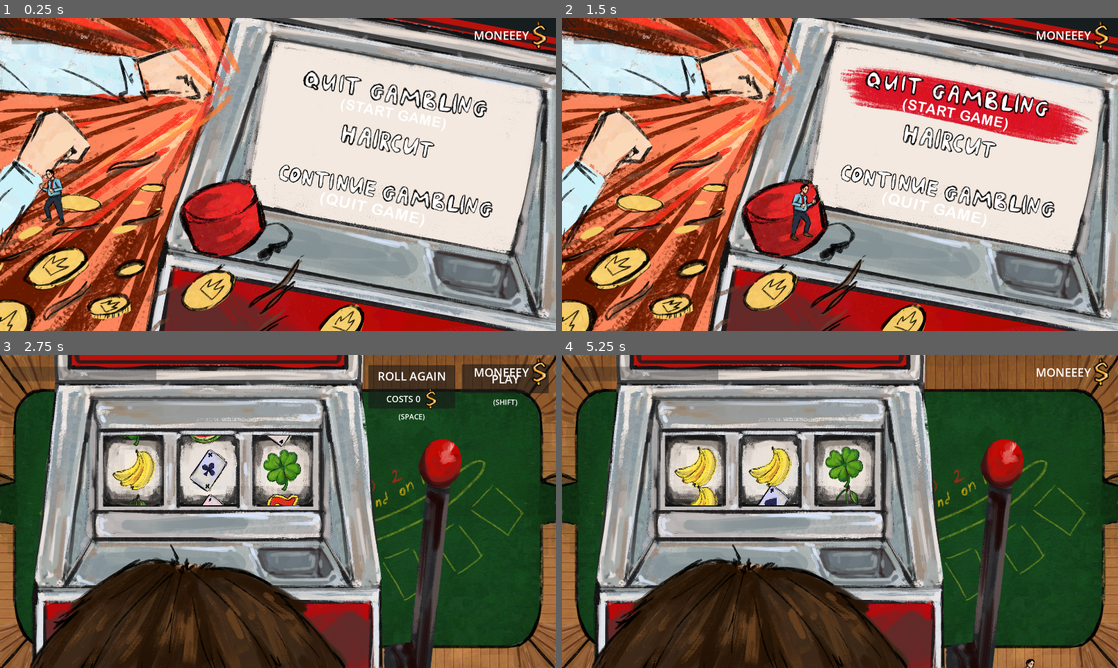
Above: before the commit, frames 1-4 (two rows, left to right).
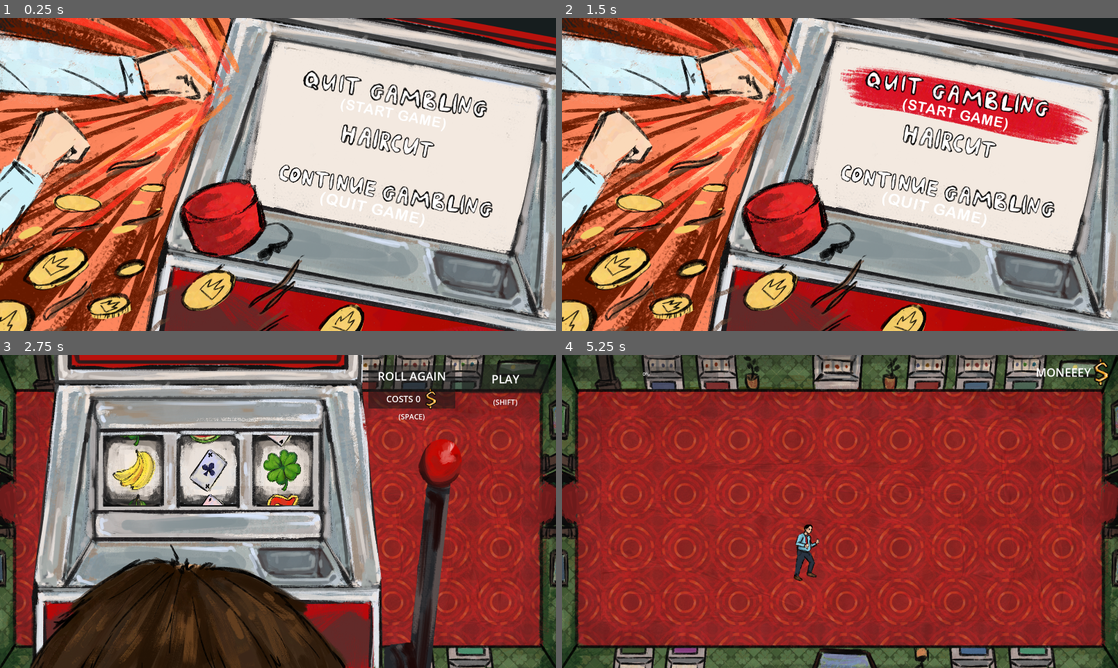
Above: after the commit, the same moments.

Repository: Rionit/GDS-Jam-2025
Game: Godot game, scene res://scenes/MainMenu.tscn
Two runs of this game, one before a commit and one after it. Both use one fixed random seed, a clock stepped at 60 frames per second and the inputs below. The engine's default icon, where the game draws it, is replaced by a stand-in: a white triangle on a blue panel in a dark square.
Inputs (mouse positions are in pixels of both pictures, inside the frame that each line leads up to):
- Up to frame 1 (0.25 s): no input
- Up to frame 2 (1.5 s): tap Enter at 0.5 s; move the mouse to (962, 158) at 0.52 s; press the mouse at (962, 158) at 0.53 s; hold D (right) 0.53-1.28 s; tap Shift (dash) at 0.8, 1.35 s; move the mouse to (728, 190) at 1.27 s; release the mouse at (728, 190) at 1.28 s; hold S (down) from 1.28 s (still down)
- Up to frame 3 (2.75 s): click (166, 527) at 1.55 s; release S (down) at 2 s; click (505, 380) at 2 s, where only the run before the commit has a clickable "(SHIFT)"
- Up to frame 4 (5.25 s): click "(SHIFT)" at 2.75 s; click "(SPACE)" at 3.5 s; tap Space at 4.25 s; move the mouse to (895, 442) at 4.27 s; press the mouse at (895, 442) at 4.28 s; hold D (right) 4.28-5.03 s; tap Shift (dash) at 4.55, 5.1 s; move the mouse to (812, 574) at 5.02 s; release the mouse at (812, 574) at 5.03 s; hold W (up) from 5.03 s (still down)

The runs differ from the first frame. In frame 1, 1.5% of the frame differs, in the area x 2-99%, y 1-67%; in frame 2, 1.4%; in frame 3, 36%; in frame 4, 98%, in the area x 0-100%, y 0-100%.

Commit message:
Fixed gui and scene stuff

Diff:
--- a/scenes/GUI.tscn
+++ b/scenes/GUI.tscn
@@ -105,7 +105,7 @@
 }
 
 [node name="GUI" type="Control"]
-z_index = 1000
+z_index = 100
 layout_mode = 3
 anchors_preset = 15
 anchor_right = 1.0
@@ -125,7 +125,15 @@
 grow_vertical = 2
 color = Color(0, 0, 0, 1)
 
-[node name="MarginContainer" type="MarginContainer" parent="."]
+[node name="Hider" type="Control" parent="."]
+layout_mode = 1
+anchors_preset = 15
+anchor_right = 1.0
+anchor_bottom = 1.0
+grow_horizontal = 2
+grow_vertical = 2
+
+[node name="MarginContainer" type="MarginContainer" parent="Hider"]
 layout_mode = 1
 anchors_preset = 15
 anchor_right = 1.0
@@ -137,30 +145,31 @@
 theme_override_constants/margin_right = 30
 theme_override_constants/margin_bottom = 10
 
-[node name="MarginContainer" type="MarginContainer" parent="MarginContainer"]
+[node name="MarginContainer" type="MarginContainer" parent="Hider/MarginContainer"]
 layout_mode = 2
 theme_override_constants/margin_left = 30
 theme_override_constants/margin_top = 30
 
-[node name="ProgressBar" type="ProgressBar" parent="MarginContainer/MarginContainer"]
+[node name="ProgressBar" type="ProgressBar" parent="Hider/MarginContainer/MarginContainer"]
 custom_minimum_size = Vector2(500, 50)
 layout_mode = 2
 size_flags_horizontal = 0
 
-[node name="HBoxContainer" type="HBoxContainer" parent="MarginContainer"]
+[node name="HBoxContainer" type="HBoxContainer" parent="Hider/MarginContainer"]
 layout_mode = 2
 size_flags_horizontal = 8
 size_flags_vertical = 0
 alignment = 2
 
-[node name="Label" type="Label" parent="MarginContainer/HBoxContainer"]
+[node name="MoneyLabel" type="Label" parent="Hider/MarginContainer/HBoxContainer"]
+unique_name_in_owner = true
 layout_mode = 2
 theme_override_font_sizes/font_size = 40
 text = "MONEEEY"
 horizontal_alignment = 2
 vertical_alignment = 1
 
-[node name="TextureRect" type="TextureRect" parent="MarginContainer/HBoxContainer"]
+[node name="TextureRect" type="TextureRect" parent="Hider/MarginContainer/HBoxContainer"]
 layout_mode = 2
 texture = ExtResource("1_jbthi")
 
--- a/scenes/MainMenu.tscn
+++ b/scenes/MainMenu.tscn
@@ -10,6 +10,7 @@
 [ext_resource type="Texture2D" uid="uid://dsge0b7qbpte0" path="res://menu/menu_ui/text/quit_game.png" id="6_ucygd"]
 
 [node name="MainMenu" type="Control" node_paths=PackedStringArray("positions")]
+z_index = 3000
 layout_mode = 3
 anchors_preset = 15
 anchor_right = 1.0
--- a/scripts/SceneManager.gd
+++ b/scripts/SceneManager.gd
@@ -30,9 +30,13 @@
 	if current_level >= levels.size():
 		current_level = 0
 
-	transition_to_scene(levels[current_level])
-	if levels[current_level] != TURKISH_ROOM:
+	Player.position = Vector2(180, 620)
+
+	await transition_to_scene(levels[current_level])
+	if levels[current_level] != TURKISH_ROOM and levels[current_level] != TURKISH_GUY:
 		activate_perk_machine()
+	else:
+		GUI.hider.hide()
 
 	current_level += 1
 
@@ -44,6 +48,7 @@
 		activate_perk_machine()
 
 func activate_perk_machine():
+	GUI.hider.hide()
 	PerkMachine.show()
 	PerkMachine.roll_button_cost.text = "COSTS 0 "
 
@@ -51,6 +56,7 @@
 	PerkMachine.is_hidden = false
 
 func deactivate_perk_machine():
+	GUI.hider.show()
 	PerkMachine.currentNumRolls = 0
 	PerkMachine.currentPrice = 0
 	PerkMachine.current_perk_modifier = 1
--- a/scripts/gui.gd
+++ b/scripts/gui.gd
@@ -1,7 +1,8 @@
 extends Control
 
-@onready var money_label: Label = $MarginContainer/HBoxContainer/Label
+@onready var money_label: Label = %MoneyLabel
 @onready var animation_player: AnimationPlayer = $AnimationPlayer
+@onready var hider: Control = $Hider
 
 var current_value: int = 0
 var tween: Tween
